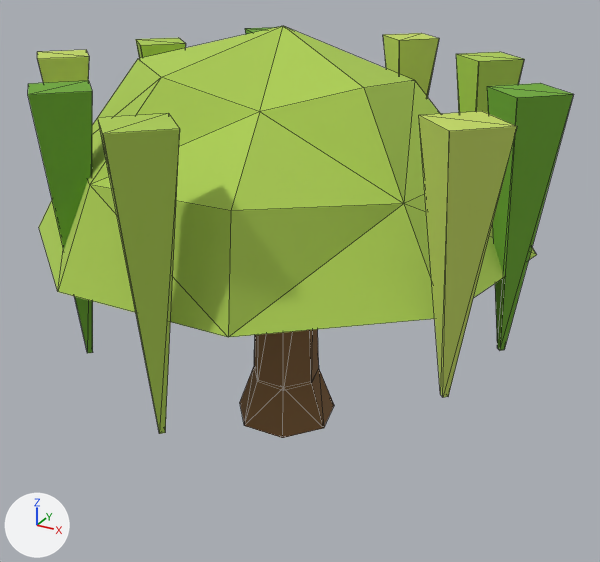
One commit to the glTF model game/assets/models/nature/tree_willow_1.glb: the scene before it, then after it.
One viewpoint serves both versions: a 50 mm camera at (4.73, -8.21, 5.92) aimed at (0.28, -0.13, 1.88). The lights are fixed; the arrows at lower left show +X, +Y and +Z. The older version comes first. Mesh edges are drawn as thin lines. Objects named as collision shapes, trigger or cutter boxes, shadow casters or lower levels of detail are left out. Where no turn or scale is listed for an object, it has been applied to the vertices. Vertices at exactly the same position are counted once.

Objects in the first picture: 'tree_willow_1'.
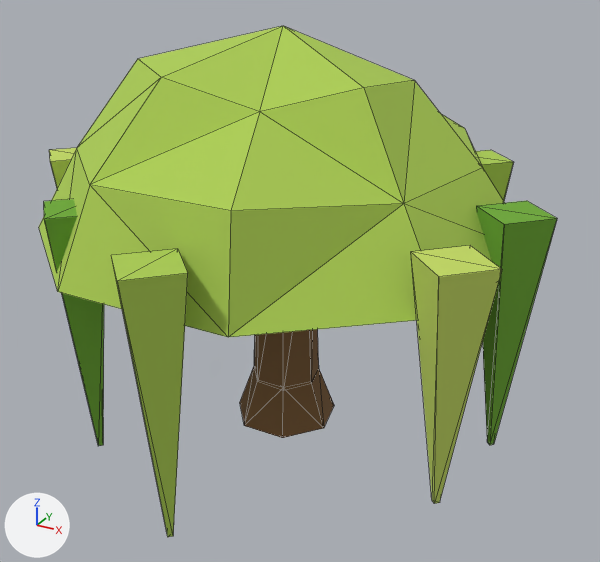
What differs and where, as boxes (x1, y1, x2, y2) in the pictures (600 x 562 px; the box of a moved part takes in the faces that stretch with it):
'tree_willow_1', reshaped (24% taller): before (28, 26, 573, 438); after (39, 26, 557, 537)
part 1 of me_tree_willow_1, moved or reshaped (not visible afterwards): before (136, 38, 186, 58)
part 2 of me_tree_willow_1, moved or reshaped: before (456, 52, 524, 113); after (475, 150, 513, 201)
part 3 of me_tree_willow_1, moved or reshaped: before (98, 113, 179, 434); after (111, 249, 188, 537)
part 4 of me_tree_willow_1, moved or reshaped (not visible afterwards): before (245, 27, 276, 34)
part 5 of me_tree_willow_1, moved or reshaped: before (487, 83, 573, 350); after (476, 201, 557, 445)
part 6 of me_tree_willow_1, moved or reshaped: before (28, 81, 93, 353); after (44, 199, 104, 446)
part 7 of me_tree_willow_1, moved or reshaped (not visible afterwards): before (383, 33, 439, 97)
part 8 of me_tree_willow_1, moved or reshaped: before (37, 50, 89, 83); after (49, 148, 76, 188)
part 9 of me_tree_willow_1, moved or reshaped: before (419, 111, 517, 397); after (411, 245, 502, 504)

The change in detail:
me_tree_willow_1 has 128 vertices, 201 faces and spans x -3.15..3.19, y -3.43..3.37, z -0.1..4.82.
me_tree_willow_1 is used by ob_tree_willow_1; location (0.0, 0.0, 0.0).
me_tree_willow_1 part 1: the loose piece of 8 vertices spanning x -2.82..-1.99, y 0.49..1.32, z 2.0..4.4 is moved by (0.0, 0.0, -1.23).
me_tree_willow_1 part 2: the loose piece of 8 vertices spanning x 1.41..2.24, y 1.32..2.15, z 1.45..4.4 is moved by (0.0, 0.0, -1.23).
me_tree_willow_1 part 3: the loose piece of 8 vertices spanning x -0.04..0.79, y -3.43..-2.6, z 1.45..4.4 is moved by (0.0, 0.0, -1.23).
me_tree_willow_1 part 4: the loose piece of 8 vertices spanning x -2.16..-1.33, y 2.19..3.02, z 1.51..4.4 is moved by (0.0, 0.0, -1.23).
me_tree_willow_1 part 5: the loose piece of 8 vertices spanning x 2.36..3.19, y -0.53..0.3, z 1.59..4.4 is moved by (0.0, 0.0, -1.23).
me_tree_willow_1 part 6: the loose piece of 8 vertices spanning x -1.67..-0.84, y -2.59..-1.76, z 1.48..4.4 is moved by (0.0, 0.0, -1.23).
me_tree_willow_1 part 7: the loose piece of 8 vertices spanning x -0.09..0.74, y 2.54..3.37, z 1.69..4.4 is moved by (0.0, 0.0, -1.23).
me_tree_willow_1 part 8: the loose piece of 8 vertices spanning x -3.15..-2.32, y -0.99..-0.16, z 2.14..4.4 is moved by (0.0, 0.0, -1.23).
me_tree_willow_1 part 9: the loose piece of 8 vertices spanning x 2.25..3.08, y -2.07..-1.24, z 1.8..4.4 is moved by (0.0, 0.0, -1.23).
